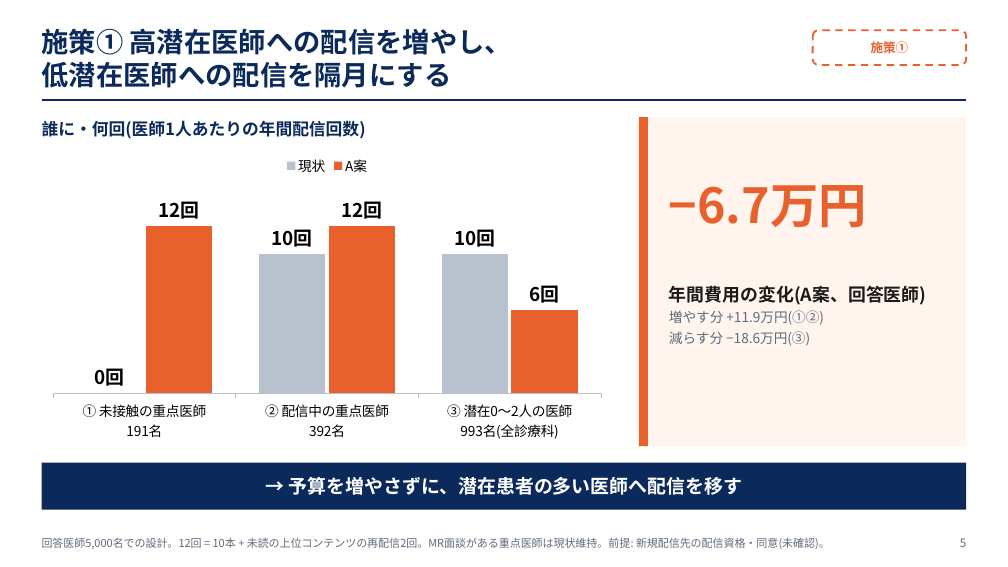
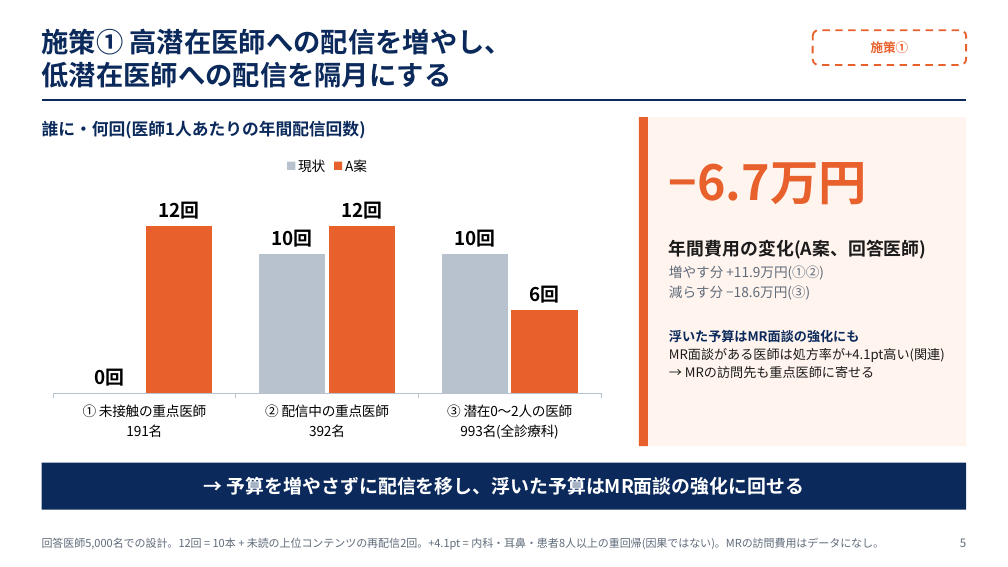
Before and after one commit to 266e202e-beep/m3, a slide deck: slide 5 of final_deliverables/v6/20261009_最終発表_v6.pptx. Drawn at 1008x567 pixels with LibreOffice and Linux fonts; fonts in the diff are those of the drawing. Boxes give left, top, right and bottom in pixels: in the first picture for what was removed or moved away, otherwise in the second. Text is boxed around its words. In the diff, an @@ line names an element or a change of style, - is before the commit and + after.

```diff
--- a/final_deliverables/v6/20261009_最終発表_v6.pptx
+++ b/final_deliverables/v6/20261009_最終発表_v6.pptx
@@ text "−6.7万円": place and size @@
-text "−6.7万円" at [669,185,867,228]
+text "−6.7万円" at [669,162,867,205]
@@ text "年間費用の変化(A案、回答医師)": place and size @@
-text "年間費用の変化(A案、回答医師)" at [669,285,927,346]
+text "年間費用の変化(A案、回答医師)" at [669,239,927,300]
@@ text added at [669,330,945,378], 12.5 pt, text #1B1B1B @@
+浮いた予算はMR面談の強化にも
+MR面談がある医師は処方率が+4.1pt高い(関連)
+→ MRの訪問先も重点医師に寄せる
@@ text in rectangle at [227,477,804,495]: text changed @@
-→ 予算を増やさずに、潜在患者の多い医師へ配信を移す
+→ 予算を増やさずに配信を移し、浮いた予算はMR面談の強化に回せる
@@ text at [42,538,884,550]: text changed @@
-回答医師5,000名での設計。12回 = 10本 + 未読の上位コンテンツの再配信2回。MR面談がある重点医師は現状維持。前提: 新規配信先の配信資格・同意(未確認)。
+回答医師5,000名での設計。12回 = 10本 + 未読の上位コンテンツの再配信2回。+4.1pt = 内科・耳鼻・患者8人以上の重回帰(因果ではない)。MRの訪問費用はデータになし。
```
Also in this commit, not shown: 1 other slide changed.
